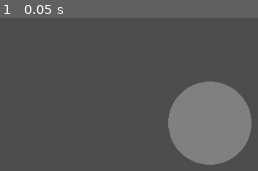
Above: before the commit, frame 1.
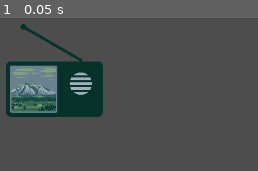
Above: after the commit, the same moment.

Repository: auranym/tunepix
Game: Godot game, scene res://main.tscn
The game is run twice, just before and just after one commit, with the same random seed, the same clock (stepped at 60 frames per second) and the same inputs.
Inputs:
- Up to frame 1 (0.05 s): no input

The runs differ from the first frame. In frame 1, 28% of the frame differs, in the area x 2-98%, y 3-97%.

Commit message:
radio can now take bump energy and rerenders with bumping speaker

Diff:
--- a/main.gd
+++ b/main.gd
@@ -1,3 +1,4 @@
+@tool
 extends Control
 
 const WIDTH = 800
@@ -10,6 +11,7 @@
 		visualizer_config = val
 		_set_energies()
 
+@onready var radio: Control = $Radio
 @onready var audio_stream_player: AudioStreamPlayer = $AudioStreamPlayer
 
 var _energies
@@ -23,8 +25,41 @@
 	_energies.fill(0.0)
 
 
+func _get_evaluated_energy():
+	if not _analyzer:
+		return
+
+	var total = 0.0
+	var max = 0.0
+	for i in visualizer_config.segments:
+		var magnitude = _analyzer.get_magnitude_for_frequency_range(_get_freq(i / float(visualizer_config.segments)), _get_freq((i+1) / float(visualizer_config.segments))).length()
+		var energy = clampf((visualizer_config.min_db + visualizer_config.max_db - linear_to_db(magnitude)) / visualizer_config.min_db, 0, 1)
+		var speed
+		if energy > _energies[i]:
+			speed = visualizer_config.grow_speed * _frame_time_elapsed
+		else:
+			speed = visualizer_config.decay_speed * _frame_time_elapsed
+		_energies[i] = move_toward(_energies[i], energy, speed)
+
+		total += _energies[i]
+		max = max(max, _energies[i])
+
+	var eval = max
+	if visualizer_config.eval_type == VisualizerConfig.EvalType.AVERAGE:
+		eval = total / float(visualizer_config.segments)
+	if visualizer_config.eval_curve == VisualizerConfig.EvalCurve.QUADRATIC:
+		eval = pow(eval, 2)
+	elif visualizer_config.eval_curve == VisualizerConfig.EvalCurve.CUBIC:
+		eval = pow(eval, 3)
+
+	return eval
+
+
 # Called when the node enters the scene tree for the first time.
 func _ready():
+	if Engine.is_editor_hint():
+		return
+
 	var index = AudioServer.get_bus_index("Analyzer")
 	if index == -1:
 		print("Did not find bus")
@@ -41,53 +76,13 @@
 	audio_stream_player.play()
 
 
-func _draw():
-	if not _analyzer:
-		return
-
-	var total = 0.0
-	var max = 0.0
-
-	for i in visualizer_config.segments:
-		total += _energies[i]
-		max = max(max, _energies[i])
-		var width = WIDTH / visualizer_config.segments
-
-		draw_rect(
-			Rect2(i * width, 0, width - 2.0, _energies[i] * HEIGHT),
-			Color.WHITE
-		)
-
-	var eval = max
-	if visualizer_config.eval_type == VisualizerConfig.EvalType.AVERAGE:
-		eval = total / float(visualizer_config.segments)
-	if visualizer_config.eval_curve == VisualizerConfig.EvalCurve.QUADRATIC:
-		eval = pow(eval, 2)
-	elif visualizer_config.eval_curve == VisualizerConfig.EvalCurve.CUBIC:
-		eval = pow(eval, 3)
-	draw_circle(Vector2(WIDTH, HEIGHT), 60.0, Color.WEB_GRAY)
-	draw_circle(Vector2(WIDTH, HEIGHT), eval * 60.0, Color.WHITE)
-
-
 func _process(delta):
 	if not _analyzer:
 		return
 
 	_frame_time_elapsed += delta
 	if _frame_time_elapsed > (1.0 / float(redraws_per_second)):
-		for i in visualizer_config.segments:
-			var magnitude = _analyzer.get_magnitude_for_frequency_range(_get_freq(i / float(visualizer_config.segments)), _get_freq((i+1) / float(visualizer_config.segments))).length()
-			var energy = clampf((visualizer_config.min_db + visualizer_config.max_db - linear_to_db(magnitude)) / visualizer_config.min_db, 0, 1)
-			var speed
-			if energy > _energies[i]:
-				speed = visualizer_config.grow_speed * _frame_time_elapsed
-			else:
-				speed = visualizer_config.decay_speed * _frame_time_elapsed
-			_energies[i] = move_toward(_energies[i], energy, speed)
-
-		# Sound plays back continuously, so the graph needs to be updated every frame.
-		queue_redraw()
-
+		radio.bump_energy = _get_evaluated_energy()
 		_frame_time_elapsed = 0
 
 
--- a/main.tscn
+++ b/main.tscn
@@ -1,8 +1,9 @@
-[gd_scene load_steps=4 format=3 uid="uid://balwixy7ok4wx"]
+[gd_scene load_steps=5 format=3 uid="uid://balwixy7ok4wx"]
 
 [ext_resource type="Script" path="res://main.gd" id="1_oigfu"]
 [ext_resource type="AudioStream" uid="uid://c8rv2iwmv6781" path="res://test_music/silt_spawn_3.wav" id="2_6p4lr"]
 [ext_resource type="Resource" uid="uid://b6n1spv8ueygm" path="res://test_music/silt_spawn_3.tres" id="2_kk8jc"]
+[ext_resource type="PackedScene" uid="uid://beqk8tsxa4qmt" path="res://radio.tscn" id="4_acdnc"]
 
 [node name="Main" type="Control"]
 layout_mode = 3
@@ -14,6 +15,21 @@
 script = ExtResource("1_oigfu")
 visualizer_config = ExtResource("2_kk8jc")
 
+[node name="Radio" parent="." instance=ExtResource("4_acdnc")]
+layout_mode = 1
+anchors_preset = 8
+anchor_left = 0.5
+anchor_top = 0.5
+anchor_right = 0.5
+anchor_bottom = 0.5
+offset_left = -70.0
+offset_top = -67.0
+offset_right = 70.0
+offset_bottom = 67.0
+grow_horizontal = 2
+grow_vertical = 2
+bump_energy = null
+
 [node name="AudioStreamPlayer" type="AudioStreamPlayer" parent="."]
 stream = ExtResource("2_6p4lr")
 bus = &"Analyzer"
--- a/radio.gd
+++ b/radio.gd
@@ -1,6 +1,10 @@
 @tool
 extends Control
 
+@export_range(0.0, 1.0) var bump_energy = 0.0:
+	set(val):
+		bump_energy = val
+		queue_redraw()
 @export var config: RadioConfig:
 	set(val):
 		if config:
@@ -143,7 +147,7 @@
 
 func _draw_speaker():
 	var speaker_max_radius = config.speaker_radius + config.speaker_bump_radius
-	var speaker_animated_dist = 0 # TODO
+	var speaker_animated_dist = 0 if not bump_energy else bump_energy * config.speaker_bump_radius
 	var speaker_animated_radius = config.speaker_radius + speaker_animated_dist
 
 	# Speaker circle
--- a/radio.tscn
+++ b/radio.tscn
@@ -6,7 +6,7 @@
 [node name="Radio" type="Control"]
 layout_mode = 3
 anchors_preset = 0
-offset_right = 136.0
+offset_right = 140.0
 offset_bottom = 134.0
 script = ExtResource("1_af1p5")
 config = ExtResource("2_m821r")
--- a/test/mountain_song_config.tres
+++ b/test/mountain_song_config.tres
@@ -16,7 +16,7 @@
 gap = 12
 speaker_outline = false
 speaker_radius = 16
-speaker_bump_radius = 6
+speaker_bump_radius = 8
 speaker_partitions = 4
 antenna_visible = true
 antenna_length = 96
